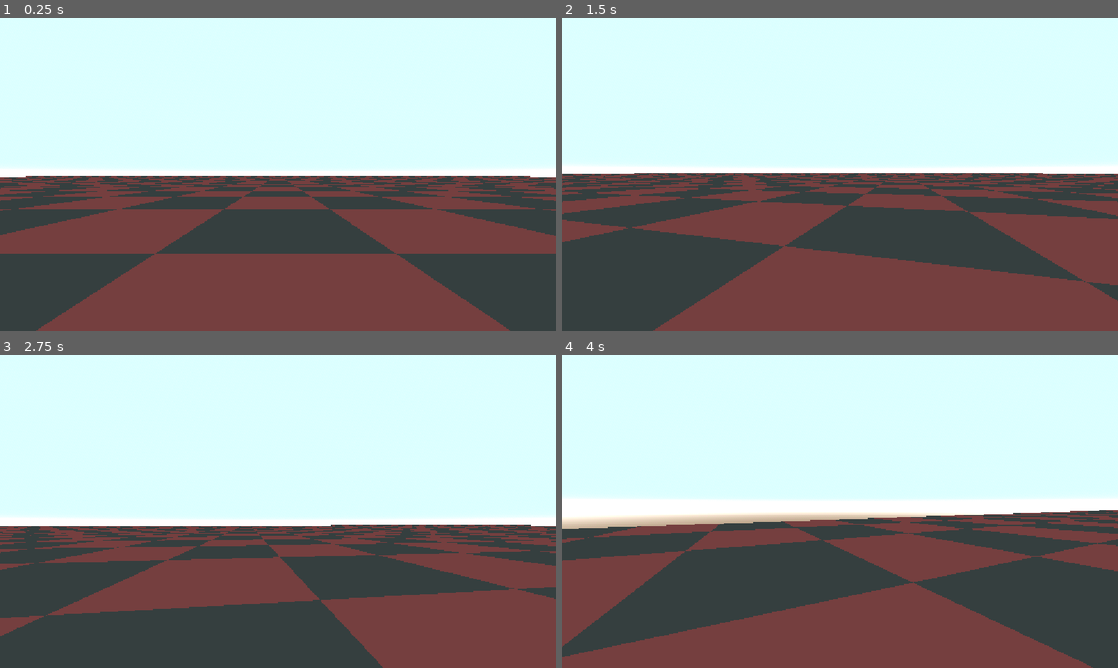
Above: before the commit, frames 1-4 (two rows, left to right).
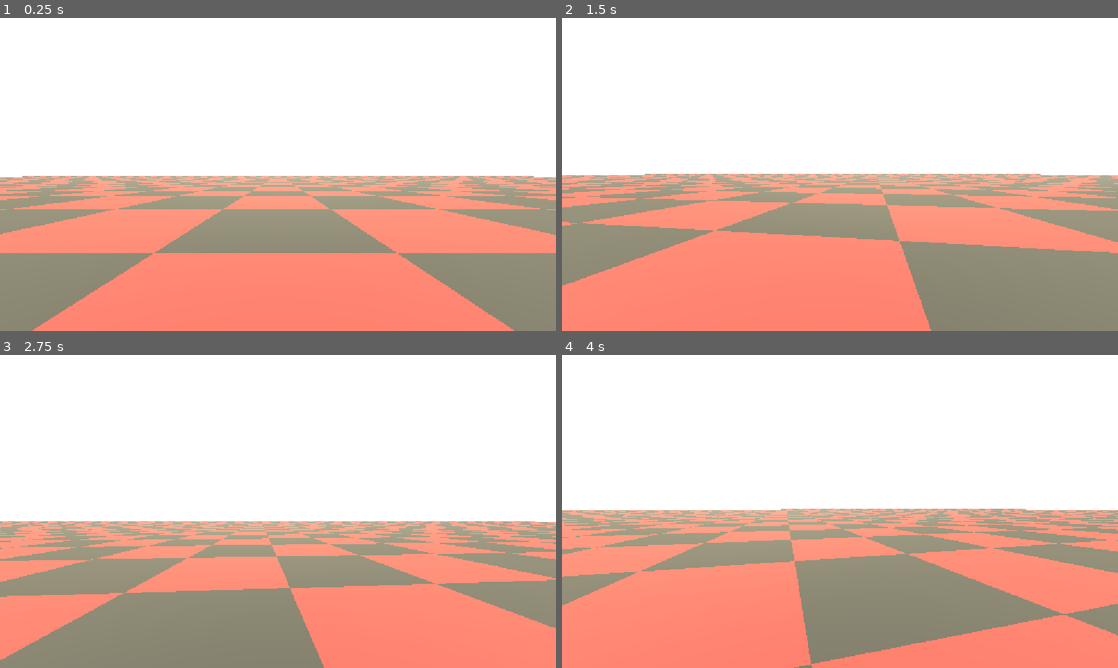
Above: after the commit, the same moments.

Repository: sacul2345/StarFreighter
Game: Godot game, scene res://Game/node_3d.tscn
Same seed, same stepped clock (60 frames per second), same inputs: the game is played once before the commit and once after it.
Inputs (mouse positions are in pixels of both pictures, inside the frame that each line leads up to):
- Up to frame 1 (0.25 s): no input
- Up to frame 2 (1.5 s): move the mouse to (867, 174) at 0.52 s; hold Ctrl (crouch, bound only after the commit) 0.53-1.28 s; hold W (forward) from 0.53 s (still down); tap Space (jump) at 0.77, 0.8, 1.07, 1.35 s; move the mouse to (812, 174) at 1.27 s
- Up to frame 3 (2.75 s): keep holding W (forward); tap Space (jump) at 1.52, 1.82, 2.3 s; tap Ctrl (crouch, bound only after the commit) at 1.55 s; move the mouse to (289, 505) at 2.02 s; hold Ctrl (crouch, bound only after the commit) from 2.03 s (still down)
- Up to frame 4 (4 s): keep holding W (forward); move the mouse to (834, 517) at 2.77 s; release Ctrl (crouch, bound only after the commit) at 2.78 s; tap Ctrl (crouch, bound only after the commit) at 2.85 s; tap Space (jump) at 3.02, 3.32, 3.6, 3.77 s; move the mouse to (878, 514) at 3.52 s

The runs differ from the first frame. In frame 1, 98% of the frame differs, in the area x 0-100%, y 0-100%; in frame 2, 98%; in frame 3, 99%; in frame 4, 96%.

Commit message:
updated player movement and such

Diff:
--- /dev/null
+++ b/Game/Hud.tscn
@@ -0,0 +1,22 @@
+[gd_scene format=3 uid="uid://cmqy4kxuo8myr"]
+
+[ext_resource type="Texture2D" uid="uid://p1s0h6h3ovs" path="res://Game/hlcross.png" id="1_urnas"]
+
+[node name="CanvasLayer" type="CanvasLayer" unique_id=425049810]
+
+[node name="TextureRect" type="TextureRect" parent="." unique_id=1342345655]
+anchors_preset = 8
+anchor_left = 0.5
+anchor_top = 0.5
+anchor_right = 0.5
+anchor_bottom = 0.5
+offset_left = -5.0
+offset_top = -5.0
+offset_right = 13.0
+offset_bottom = 13.0
+grow_horizontal = 2
+grow_vertical = 2
+scale = Vector2(0.5, 0.5)
+size_flags_horizontal = 4
+size_flags_vertical = 4
+texture = ExtResource("1_urnas")
--- a/Game/node_3d.tscn
+++ b/Game/node_3d.tscn
@@ -1,6 +1,8 @@
 [gd_scene format=3 uid="uid://bqbnalrinjjmh"]
 
+[ext_resource type="PackedScene" uid="uid://cmqy4kxuo8myr" path="res://Game/Hud.tscn" id="2_vm3q4"]
 [ext_resource type="Script" uid="uid://ca5e0qrktncp0" path="res://Game/playerMovement.gd" id="2_xh10m"]
+[ext_resource type="ArrayMesh" uid="uid://c03ovpsyc3blr" path="res://Game/freight1.mtl.obj" id="3_vm3q4"]
 
 [sub_resource type="BoxShape3D" id="BoxShape3D_2x3h7"]
 size = Vector3(2, 0.05, 2)
@@ -20,10 +22,15 @@
 
 [sub_resource type="CapsuleShape3D" id="CapsuleShape3D_kn0fm"]
 
+[sub_resource type="CapsuleShape3D" id="CapsuleShape3D_litse"]
+height = 1.0098877
+
 [sub_resource type="ProceduralSkyMaterial" id="ProceduralSkyMaterial_cbi2t"]
-sky_horizon_color = Color(0.79186434, 0.67989033, 0.47389585, 1)
-sky_curve = 0.0045278016
-sky_energy_multiplier = 0.7
+sky_curve = 0.011148761
+ground_horizon_color = Color(0.7573033, 0.6270665, 0.51364034, 1)
+ground_curve = 0.04924579
+sun_angle_max = 19.45
+sun_curve = 0.05683976
 
 [sub_resource type="Sky" id="Sky_kn0fm"]
 sky_material = SubResource("ProceduralSkyMaterial_cbi2t")
@@ -32,6 +39,9 @@
 background_mode = 2
 background_energy_multiplier = 3.2
 sky = SubResource("Sky_kn0fm")
+ssao_enabled = true
+sdfgi_use_occlusion = true
+glow_enabled = true
 
 [node name="Node3D" type="Node3D" unique_id=973620551]
 
@@ -53,34 +63,56 @@
 transform = Transform3D(1, 0, 0, 0, 1, 0, 0, 0, 1, 0, 1.3052027, 1.7440975)
 metadata/_edit_group_ = true
 
-[node name="RigidBody3D" type="RigidBody3D" parent="Player" unique_id=602719379 node_paths=PackedStringArray("camera")]
+[node name="RigidBody3D" type="RigidBody3D" parent="Player" unique_id=602719379 node_paths=PackedStringArray("camera", "groundCast", "standCollide", "crouchCollide")]
+physics_interpolation_mode = 1
 axis_lock_angular_x = true
 axis_lock_angular_y = true
 axis_lock_angular_z = true
+gravity_scale = 1.5
 script = ExtResource("2_xh10m")
-SENSITIVTY = 0.005
+SENSITIVTY = 0.003
+ACCELERATION = 10.0
+MAX_SPEED = 15.0
+AIR_ACCEL = 1.0
+FRICTION = 8.0
+JUMP_POWER = 5.0
 camera = NodePath("PlayerView")
+groundCast = NodePath("GroundCast")
+standCollide = NodePath("Standing")
+crouchCollide = NodePath("Crouching")
 
 [node name="MeshInstance3D" type="MeshInstance3D" parent="Player/RigidBody3D" unique_id=2139064305]
 layers = 512
 mesh = SubResource("CapsuleMesh_0jfuq")
 
-[node name="CollisionShape3D" type="CollisionShape3D" parent="Player/RigidBody3D" unique_id=1134784364]
+[node name="Standing" type="CollisionShape3D" parent="Player/RigidBody3D" unique_id=1134784364]
 shape = SubResource("CapsuleShape3D_kn0fm")
+
+[node name="Crouching" type="CollisionShape3D" parent="Player/RigidBody3D" unique_id=1344202032]
+transform = Transform3D(1, 0, 0, 0, 1, 0, 0, 0, 1, 0, 0.49957275, 0)
+shape = SubResource("CapsuleShape3D_litse")
 
 [node name="PlayerView" type="Camera3D" parent="Player/RigidBody3D" unique_id=257419934]
 transform = Transform3D(1, 0, 0, 0, 1, 0, 0, 0, 1, 0, 1, 0)
 cull_mask = 1048063
 current = true
 
+[node name="CanvasLayer" parent="Player/RigidBody3D/PlayerView" unique_id=425049810 instance=ExtResource("2_vm3q4")]
+
+[node name="GroundCast" type="RayCast3D" parent="Player/RigidBody3D" unique_id=1572890444]
+
 [node name="WorldEnvironment" type="WorldEnvironment" parent="." unique_id=803477523]
 environment = SubResource("Environment_0jfuq")
 
-[node name="Camera3D" type="Camera3D" parent="." unique_id=398535546]
-transform = Transform3D(1, 0, 0, 0, 0.9454321, 0.3258192, 0, -0.3258192, 0.9454321, 0, 2.762557, 7.355833)
+[node name="DirectionalLight3D" type="DirectionalLight3D" parent="WorldEnvironment" unique_id=47027143]
+transform = Transform3D(1, 0, 0, 0, -0.49798748, 0.8671842, 0, -0.8671842, -0.49798748, 0, 4.742984, 0)
+light_color = Color(0.9999996, 0.959454, 0.725681, 1)
+light_energy = 4.985
+shadow_enabled = true
+shadow_blur = 4.519
 
-[node name="SpotLight3D" type="SpotLight3D" parent="." unique_id=743438317]
-transform = Transform3D(1, 0, 0, 0, 0.00036163727, 0.99999994, 0, -0.99999994, 0.00036163727, 0, 6.980502, 0)
-light_energy = 10.195
-shadow_enabled = true
-spot_range = 8.572
+[node name="structure" type="Node3D" parent="." unique_id=500818264]
+
+[node name="Freight1_mtl" type="MeshInstance3D" parent="." unique_id=548515745]
+transform = Transform3D(2.5775003, 0, 1.2622968, 0, 2.8700001, 0, -1.2622968, 0, 2.5775003, 9.5051775, 3.8550262, 14.7185545)
+mesh = ExtResource("3_vm3q4")
--- a/Game/playerMovement.gd
+++ b/Game/playerMovement.gd
@@ -1,7 +1,16 @@
 extends RigidBody3D
 
 @export var SENSITIVTY : float
+@export var ACCELERATION : float
+@export var MAX_SPEED : float
+@export var AIR_ACCEL : float
+@export var FRICTION : float
+@export var JUMP_POWER : float
+
 @export var camera : Camera3D
+@export var groundCast : RayCast3D
+@export var standCollide : CollisionShape3D
+@export var crouchCollide : CollisionShape3D
 
 func _ready() -> void:
 	Input.set_mouse_mode(Input.MOUSE_MODE_CAPTURED)
@@ -12,8 +21,68 @@
 		camera.rotation.x -= event.relative.y * SENSITIVTY
 		camera.rotation.x = clamp(camera.rotation.x, deg_to_rad(-90), deg_to_rad(90))
 
-func _physics_process(delta: float) -> void:
-	var keyVector : Vector2 = Input.get_vector("forward","backward","left","right")
-	var forceVector : Vector3 = camera.transform.basis * Vector3(keyVector.y,0,keyVector.x)
+func _physics_process(delta: float):
+	if onGround():
+		applyFriction(delta)
 
-	apply_central_impulse(Vector3(forceVector.x,0,forceVector.z))
+	var inputVector = Input.get_vector("left","right","backward","forward")
+	#if inputVector == Vector2.ZERO:
+		#return
+
+	var forward = -camera.global_basis.z
+	forward.y = 0
+	forward = forward.normalized()
+
+	var right = camera.global_basis.x
+	right.y = 0
+	right = right.normalized()
+
+	var wish_dir = (forward * inputVector.y + right * inputVector.x).normalized()
+
+	if Input.is_action_just_pressed("jump") && onGround():
+		linear_velocity.y = JUMP_POWER
+
+	if Input.is_action_pressed("crouch"):
+		print("crouching")
+	else:
+		print("not crouching")
+
+
+
+	if onGround():
+		accelerate(wish_dir, MAX_SPEED, ACCELERATION, delta)
+	else:
+		accelerate(wish_dir, MAX_SPEED, AIR_ACCEL, delta)
+
+func accelerate(wishDir: Vector3, wishSpeed: float, accel: float, delta: float):
+
+	var currentSpeed = Vector3(linear_velocity.x,0,linear_velocity.z).dot(wishDir)
+	var addSpeed = wishSpeed - currentSpeed
+
+	if addSpeed <= 0:
+		return
+
+	var accelSpeed = accel * delta * wishSpeed
+	accelSpeed = min(accelSpeed, addSpeed)
+
+	linear_velocity.x += accelSpeed * wishDir.x
+	linear_velocity.z += accelSpeed * wishDir.z
+
+
+func applyFriction(delta):
+	var horizontalVelocity = Vector3(linear_velocity.x,0,linear_velocity.z)
+
+	var speed = horizontalVelocity.length()
+	if speed < 0.1:
+		return
+
+	var damp = speed * FRICTION * delta
+	speed = max(speed-damp, 0.0)
+
+	horizontalVelocity = horizontalVelocity.normalized() * speed
+
+	linear_velocity.x = horizontalVelocity.x
+	linear_velocity.z = horizontalVelocity.z
+
+func onGround() -> bool:
+	return groundCast.is_colliding()
--- a/project.godot
+++ b/project.godot
@@ -47,15 +47,21 @@
 "events": [Object(InputEventKey,"resource_local_to_scene":false,"resource_name":"","device":-1,"window_id":0,"alt_press …(191 unchanged characters)…
 ]
 }
-sprint={
+walk={
 "deadzone": 0.2,
 "events": [Object(InputEventKey,"resource_local_to_scene":false,"resource_name":"","device":-1,"window_id":0,"alt_press …(195 unchanged characters)…
+]
+}
+crouch={
+"deadzone": 0.2,
+"events": [Object(InputEventKey,"resource_local_to_scene":false,"resource_name":"","device":-1,"window_id":0,"alt_pressed":false,"shift_pressed":false,"ctrl_pressed":false,"meta_pressed":false,"pressed":false,"keycode":0,"physical_keycode":4194326,"key_label":0,"unicode":0,"location":0,"echo":false,"script":null)
 ]
 }
 
 [physics]
 
 3d/physics_engine="Jolt Physics"
+common/physics_interpolation=true
 
 [rendering]
 
Binary file added: Game/crosshair.png
Not shown, added: Game/crosshair.png.import
Not shown, added: Game/freight1.mtl.mtl
Not shown, added: Game/freight1.mtl.obj
Not shown, added: Game/freight1.mtl.obj.import
Binary file added: Game/hlcross.png
Not shown, added: Game/hlcross.png.import
